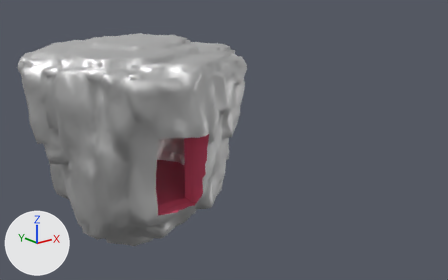
The Blender file TileDarkRock.blend, before and after one commit.
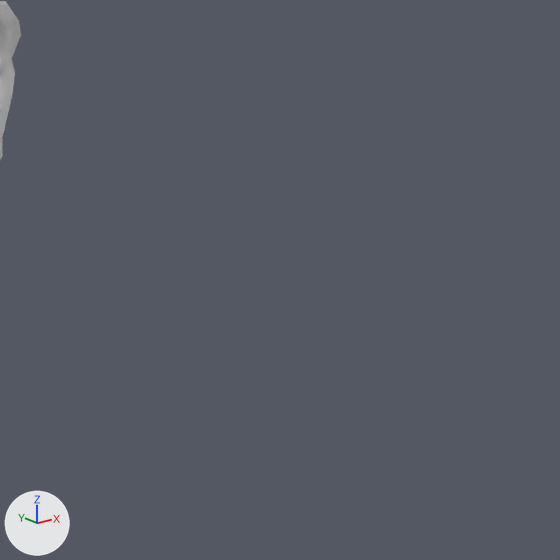
Each version appears first whole from a 50 mm camera at (-9.11, -14.92, 5.4) aimed at (2.08, -0.93, -0.19), and next in a close-up on the part from 53% to 100% of the width and 20% to 94% of the height. The axes (+X, +Y, +Z) are drawn at lower left. The lights are the same throughout. The close-ups show mesh edges as thin lines.

In view in the first close-up: 'DarkRockCave'.
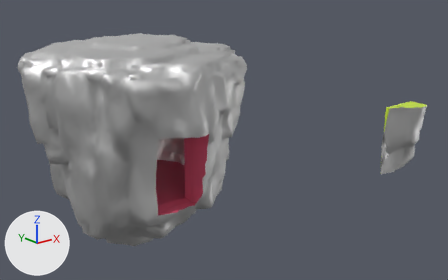
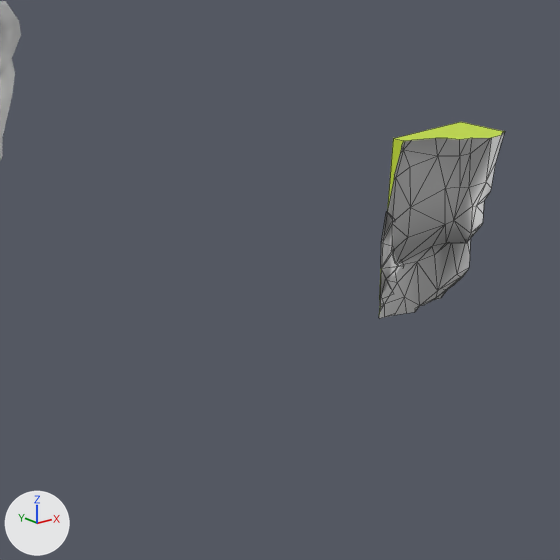
Where the change shows, as pixel boxes (x1, y1, x2, y2) in the close-ups (560 x 560 px):
'Door.001', added: after (379, 122, 505, 319)
    faces in mat_mat_darkrocks_001 (its picture is missing): (379, 132, 505, 319)
    faces in mat_interior (green #cce740): (379, 122, 505, 314)
    faces in mat_mat_darkrocks (its picture is missing): (380, 212, 402, 298)

The change, as a diff of the scene's bpy script:
```diff
--- a/TileDarkRock.blend.py
+++ b/TileDarkRock.blend.py
@@ mat_mat_darkrocks @@
+mat_mat_darkrocks = principled_material('MAT_DarkRocks')
+mat_mat_darkrocks.base_color = (0.8, 0.8, 0.8)  # white #e7e7e7
+mat_mat_darkrocks.metallic = 1.0
+mat_mat_darkrocks.roughness = 0.553
+mat_mat_darkrocks.specular_ior_level = 1.0
@@ me_rocks_darkrock_f2_003 @@
+me_rocks_darkrock_f2_003.from_pydata(...)  # 137 vertices, 140 faces; spans x -108.0..19.0, y -277.0..-206.0, z -139.0..76.0
+# faces by material slot: [101, 22, 17]
+me_rocks_darkrock_f2_003.materials.append(mat_mat_darkrocks_001)  # its picture is missing
+me_rocks_darkrock_f2_003.materials.append(mat_interior)  # green #cce740
+me_rocks_darkrock_f2_003.materials.append(mat_mat_darkrocks)  # its picture is missing
@@ ob_door_001 @@
+ob_door_001 = bpy.data.objects.new('Door.001', me_rocks_darkrock_f2_003)
+ob_door_001.location = (7.08, -1.71, 0.0)
+ob_door_001.scale = (0.01, 0.01, 0.01)
```
